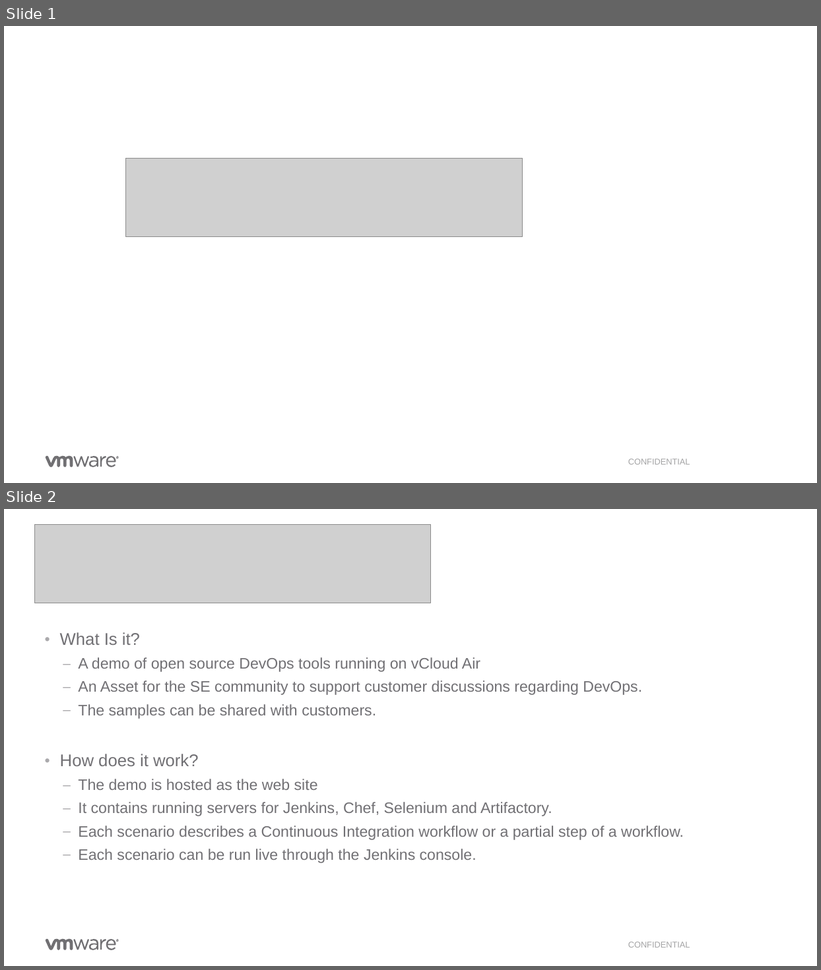
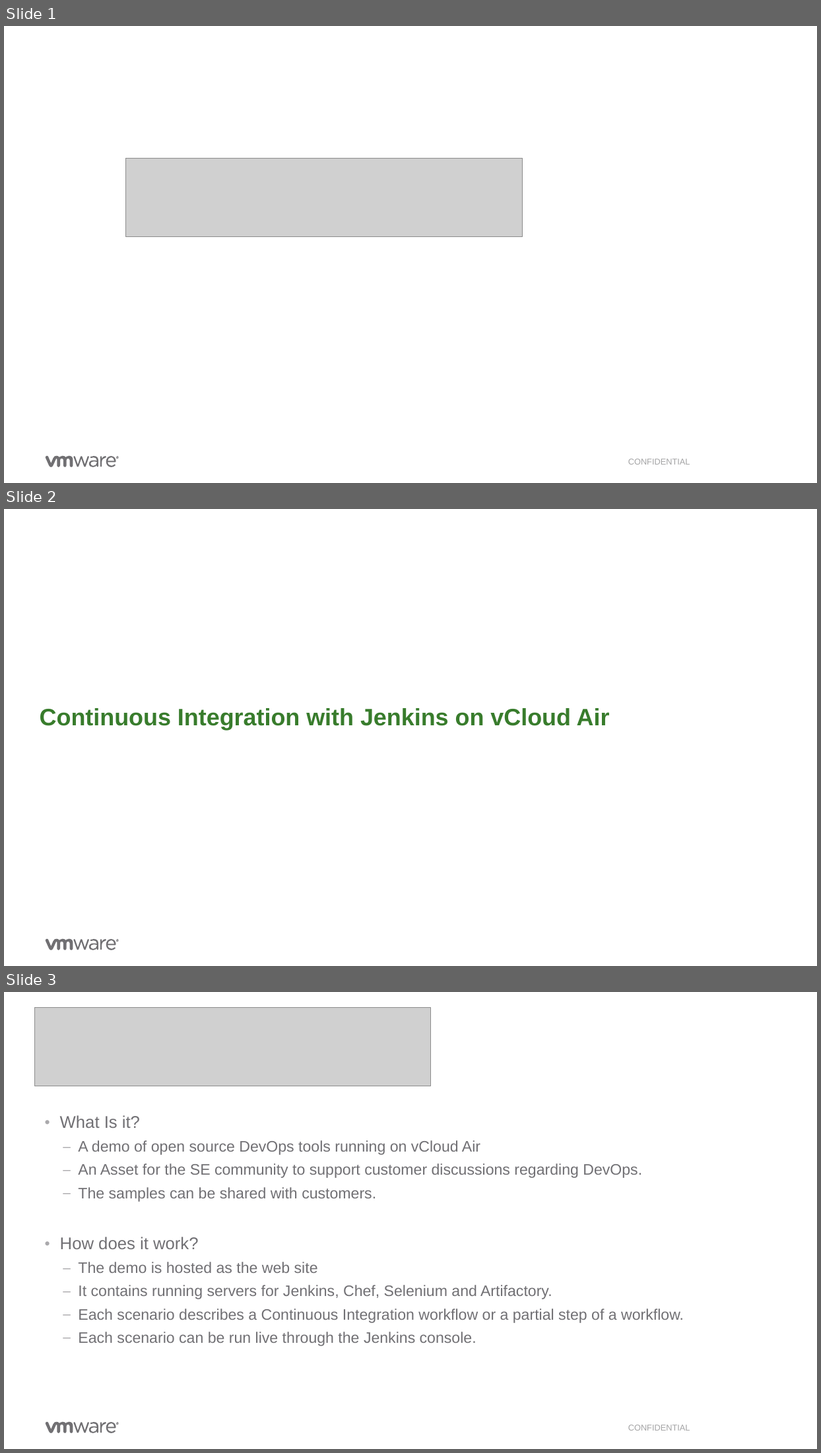
Before and after one commit to rdbwebster/vcadevops, a slide deck: DevopsDemo.pptx. Shown one above the other, each under a label of ours: slides 1 and 2 before the commit, slides 1, 2 and 3 after it. The pictures are 821x970 and 821x1453 pixels, drawn with LibreOffice and Linux fonts; fonts in the diff are those of the drawing; grey boxes stand for pictures; background and template pictures are left out. Boxes give left, top, right and bottom in pixels: in the first picture for what was removed or moved away, otherwise in the second. Text is boxed around its words. In the diff, an @@ line names an element or a change of style, - is before the commit and + after.

```diff
--- a/DevopsDemo.pptx
+++ b/DevopsDemo.pptx
@@ slide 2 added at <box>4,509,817,966</box>, background #FFFFFF; not listed: 7 template elements that a slide beside it also shows @@
@@ title added at <box>40,708,610,730</box>, 28 pt, text #387C2C, bold @@
+Continuous Integration with Jenkins on vCloud Air
@@ what was slide 2 is now slide 3 @@
```
Also in this commit, not shown: 2 slides changed, 7 other slides added, 8 other files.
